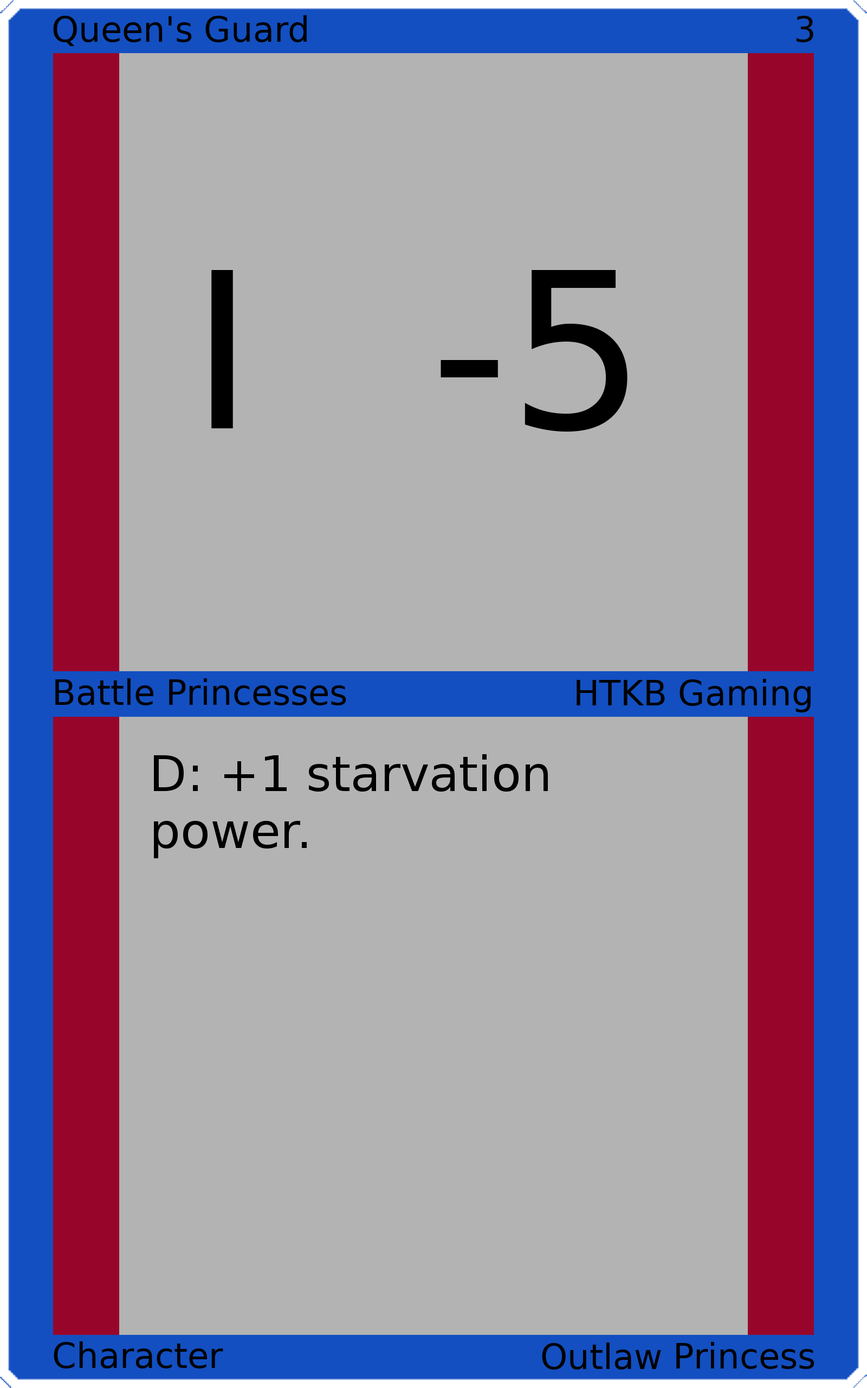
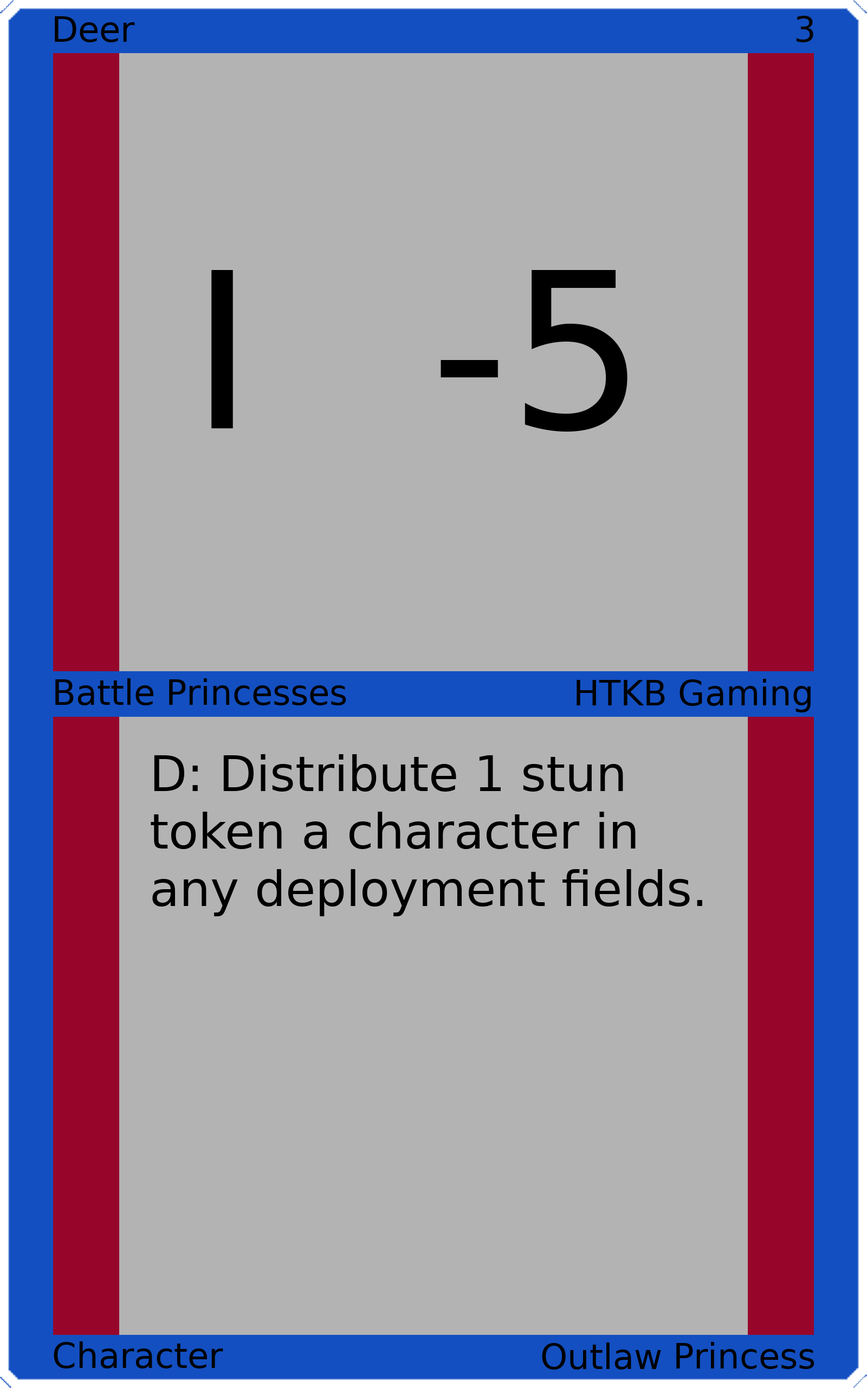
Before/after of a 867 x 1388 layered artwork. What changed in the layer stack:
painted on "Upper Left" over [53, 15, 307, 47]
painted on "Card Text" over [150, 753, 703, 917]
